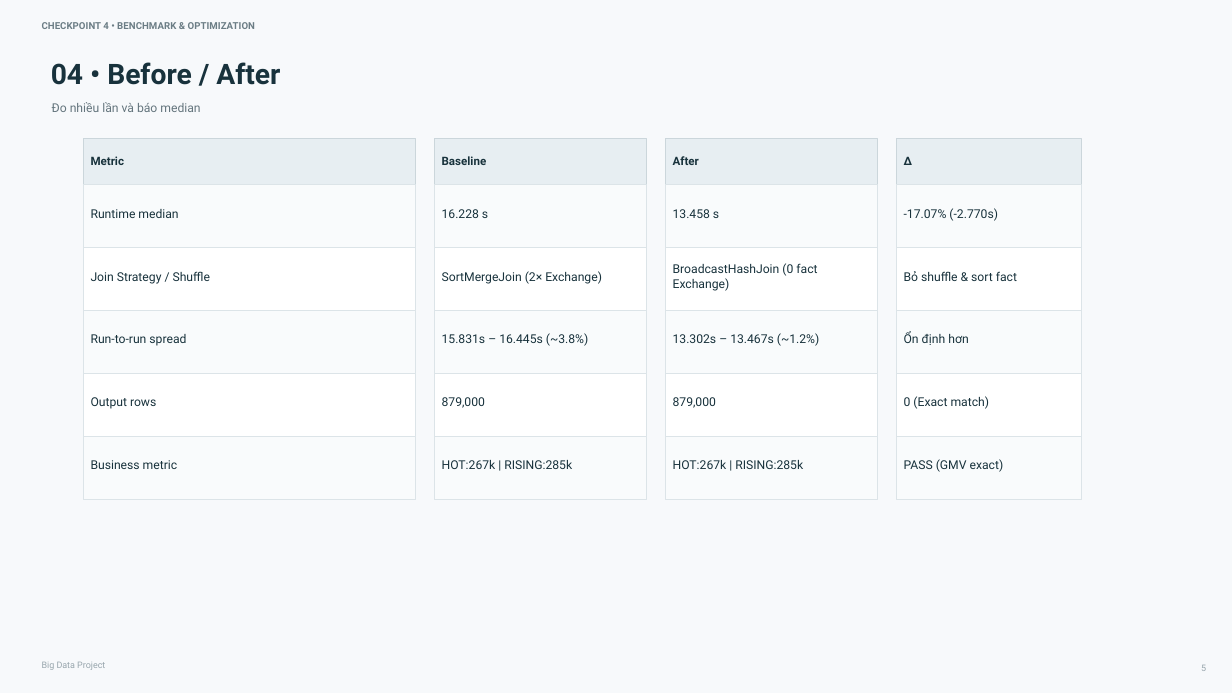
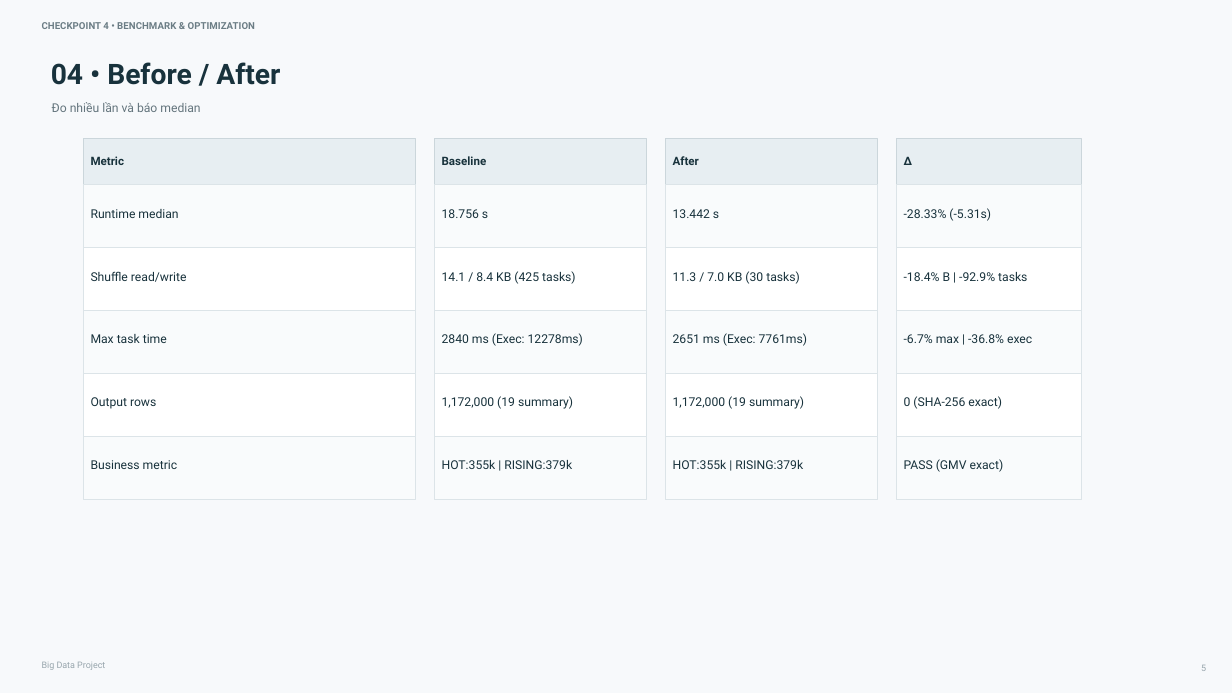
Before and after one commit to minwell09/final_bigdata, a slide deck: slide 5 of docs/BigData_DoAn4_Checkpoint4_Report.pptx. Drawn at 1232x693 pixels with LibreOffice and Linux fonts; fonts in the diff are those of the drawing. Boxes give left, top, right and bottom in pixels: in the first picture for what was removed or moved away, otherwise in the second. Text is boxed around its words. In the diff, an @@ line names an element or a change of style, - is before the commit and + after.

Commit message:
feat(checkpoint-4): keep E02 shuffle.partitions=8 (-28.33%, -92.9% tasks), revert E01/E03, add Spark UI evidence & reports

```diff
--- a/docs/BigData_DoAn4_Checkpoint4_Report.pptx
+++ b/docs/BigData_DoAn4_Checkpoint4_Report.pptx
@@ text at bbox=[442, 209, 488, 218]: text changed @@
-16.228 s
+18.756 s
@@ text at bbox=[673, 209, 719, 218]: text changed @@
-13.458 s
+13.442 s
@@ text at bbox=[904, 208, 991, 221]: text changed @@
--17.07% (-2.770s)
+-28.33% (-5.31s)
@@ text at bbox=[91, 271, 187, 282]: text changed @@
-Join Strategy / Shuffle
+Shuffle read/write
@@ text at bbox=[442, 271, 576, 284]: text changed @@
-SortMergeJoin (2× Exchange)
+14.1 / 8.4 KB (425 tasks)
@@ text at bbox=[673, 271, 800, 284]: text changed @@
-BroadcastHashJoin (0 fact Exchange)
+11.3 / 7.0 KB (30 tasks)
@@ text at bbox=[904, 272, 1027, 281]: text changed @@
-Bỏ shuffle & sort fact
+-18.4% B | -92.9% tasks
@@ text at bbox=[91, 334, 167, 343]: text changed @@
-Run-to-run spread
+Max task time
@@ text at bbox=[442, 333, 583, 346]: text changed @@
-15.831s – 16.445s (~3.8%)
+2840 ms (Exec: 12278ms)
@@ text at bbox=[673, 333, 807, 346]: text changed @@
-13.302s – 13.467s (~1.2%)
+2651 ms (Exec: 7761ms)
@@ text at bbox=[904, 334, 1032, 343]: text changed @@
-Ổn định hơn
+-6.7% max | -36.8% exec
@@ text at bbox=[442, 396, 573, 409]: text changed @@
-879,000
+1,172,000 (19 summary)
@@ text at bbox=[673, 396, 804, 409]: text changed @@
-879,000
+1,172,000 (19 summary)
@@ text at bbox=[904, 396, 1002, 409]: text changed @@
-0 (Exact match)
+0 (SHA-256 exact)
@@ text at bbox=[442, 460, 572, 469]: text changed @@
-HOT:267k | RISING:285k
+HOT:355k | RISING:379k
@@ text at bbox=[673, 460, 803, 469]: text changed @@
-HOT:267k | RISING:285k
+HOT:355k | RISING:379k
```
Also in this commit, not shown: 5 other slides changed, 12 other files.
